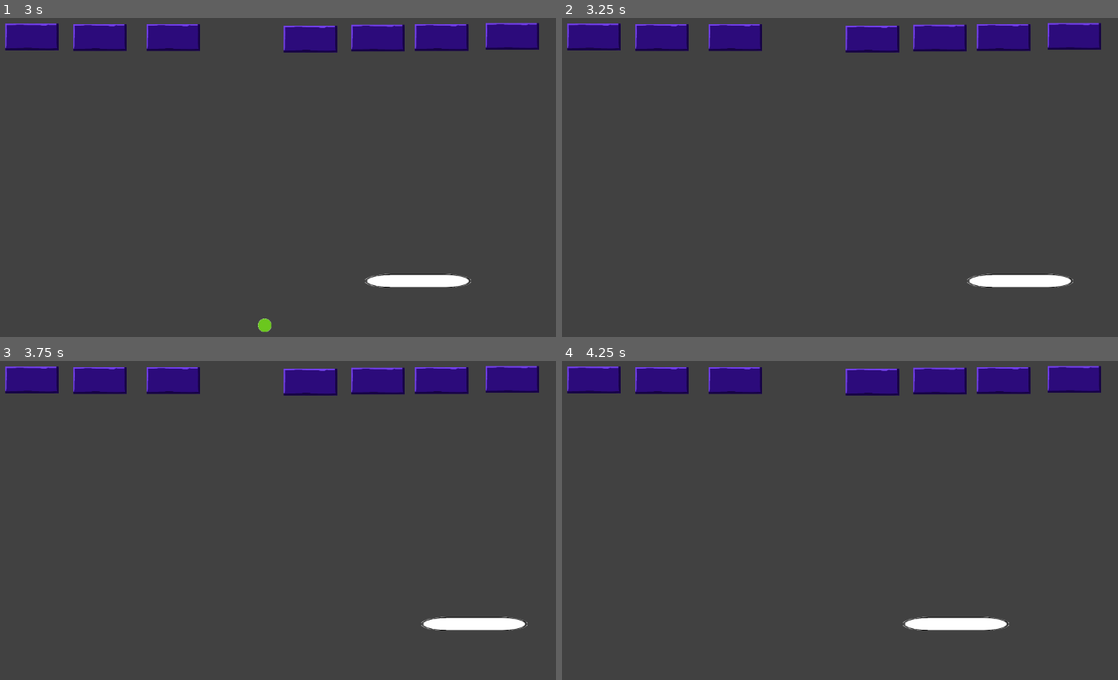
Above: before the commit, frames 1-4 (two rows, left to right).
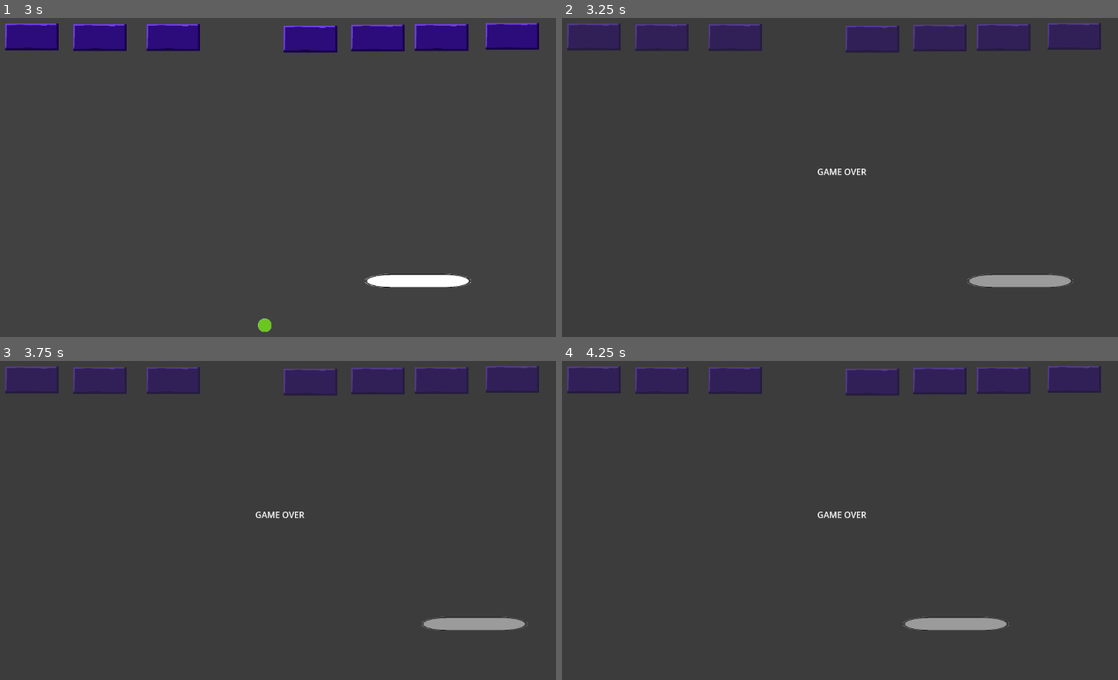
Above: after the commit, the same moments.

Repository: rquaid/qBreak
Game: Godot game, scene res://levels/lev01.tscn
Same seed, same stepped clock (60 frames per second), same inputs: the game is played once before the commit and once after it.
Inputs:
- Up to frame 1 (3 s): hold Right (ui_right) 0.53-1.28 s; hold Left (ui_left) 1.28-2.03 s; hold Right (ui_right) from 2.03 s (still down)
- Up to frame 2 (3.25 s): keep holding Right (ui_right)
- Up to frame 3 (3.75 s): release Right (ui_right) at 3.53 s; hold Left (ui_left) from 3.53 s (still down)
- Up to frame 4 (4.25 s): keep holding Left (ui_left)

Frame 1 is identical in both runs. In frame 2, 6.3% of the frame differs, in the area x 0-97%, y 1-85%; in frame 3, 6.3%; in frame 4, 6.3%.

Commit message:
v1 complete; win/lose states exist, basic mechanics exist

Diff:
--- a/base/brick.gd
+++ b/base/brick.gd
@@ -1,9 +1,10 @@
 extends Area2D
 const REFLECT_X := Vector2(-1,1)
 const REFLECT_Y := Vector2(1,-1)
+signal destroy
 
 func _on_body_entered(body) -> void:
 	body.direction *= REFLECT_Y
 	queue_free()
-	body.num_bricks -= 1
+	destroy.emit()
 	pass # Replace with function body.
--- a/levels/lev01.tscn
+++ b/levels/lev01.tscn
@@ -5,9 +5,6 @@
 [ext_resource type="PackedScene" uid="uid://565a0gyo81r0" path="res://base/ball.tscn" id="2_x4ej3"]
 [ext_resource type="PackedScene" uid="uid://dnlm0664ijc33" path="res://base/paddle.tscn" id="3_v041o"]
 [ext_resource type="Script" uid="uid://dpp8ltwayb3xh" path="res://base/ball.gd" id="3_x4ej3"]
-
-[sub_resource type="RectangleShape2D" id="RectangleShape2D_8g4k0"]
-size = Vector2(1154, 27)
 
 [sub_resource type="RectangleShape2D" id="RectangleShape2D_x4ej3"]
 size = Vector2(22, 648)
@@ -18,6 +15,9 @@
 [sub_resource type="RectangleShape2D" id="RectangleShape2D_c6up0"]
 size = Vector2(20, 685)
 
+[sub_resource type="RectangleShape2D" id="RectangleShape2D_8g4k0"]
+size = Vector2(1154, 27)
+
 [node name="Level01" type="Node2D"]
 script = ExtResource("1_x4ej3")
 
@@ -25,12 +25,6 @@
 offset_right = 1152.0
 offset_bottom = 648.0
 color = Color(0.25565878, 0.25565878, 0.25565878, 1)
-
-[node name="GameOver" type="Area2D" parent="."]
-
-[node name="CollisionShape2D4" type="CollisionShape2D" parent="GameOver"]
-position = Vector2(575, 661.5)
-shape = SubResource("RectangleShape2D_8g4k0")
 
 [node name="Walls" type="StaticBody2D" parent="."]
 
@@ -54,6 +48,12 @@
 [node name="CollisionShape2D" type="CollisionShape2D" parent="Walls/RightWall"]
 position = Vector2(0, -4)
 shape = SubResource("RectangleShape2D_c6up0")
+
+[node name="BottomWall" type="Area2D" parent="Walls"]
+
+[node name="CollisionShape2D4" type="CollisionShape2D" parent="Walls/BottomWall"]
+position = Vector2(575, 661.5)
+shape = SubResource("RectangleShape2D_8g4k0")
 
 [node name="Brick8" parent="." instance=ExtResource("1_3llsr")]
 position = Vector2(113, 73)
@@ -88,6 +88,56 @@
 position = Vector2(548, 529)
 scale = Vector2(2, 0.5)
 
+[node name="CanvasLayer" type="CanvasLayer" parent="."]
+
+[node name="ShadowBox" type="ColorRect" parent="CanvasLayer"]
+visible = false
+anchors_preset = 15
+anchor_right = 1.0
+anchor_bottom = 1.0
+grow_horizontal = 2
+grow_vertical = 2
+color = Color(0.21176471, 0.21176471, 0.21176471, 0.49803922)
+
+[node name="GameOverLoseLabel" type="Label" parent="CanvasLayer"]
+visible = false
+anchors_preset = 8
+anchor_left = 0.5
+anchor_top = 0.5
+anchor_right = 0.5
+anchor_bottom = 0.5
+offset_left = -0.5
+offset_top = -11.5
+offset_right = 0.5
+offset_bottom = 11.5
+grow_horizontal = 2
+grow_vertical = 2
+text = "GAME OVER"
+
+[node name="GameOverWinLabel" type="Label" parent="CanvasLayer"]
+visible = false
+anchors_preset = 8
+anchor_left = 0.5
+anchor_top = 0.5
+anchor_right = 0.5
+anchor_bottom = 0.5
+offset_left = -0.5
+offset_top = -11.5
+offset_right = 0.5
+offset_bottom = 11.5
+grow_horizontal = 2
+grow_vertical = 2
+text = "YOU WIN!!!"
+
 [connection signal="body_entered" from="Walls/LeftWall" to="." method="_on_left_wall_body_entered"]
 [connection signal="body_entered" from="Walls/TopWall" to="." method="_on_top_wall_body_entered"]
 [connection signal="body_entered" from="Walls/RightWall" to="." method="_on_right_wall_body_entered"]
+[connection signal="body_entered" from="Walls/BottomWall" to="." method="_on_bottom_wall_body_entered"]
+[connection signal="destroy" from="Brick8" to="." method="_on_brick_destroy"]
+[connection signal="destroy" from="Brick9" to="." method="_on_brick_destroy"]
+[connection signal="destroy" from="Brick10" to="." method="_on_brick_destroy"]
+[connection signal="destroy" from="Brick11" to="." method="_on_brick_destroy"]
+[connection signal="destroy" from="Brick12" to="." method="_on_brick_destroy"]
+[connection signal="destroy" from="Brick13" to="." method="_on_brick_destroy"]
+[connection signal="destroy" from="Brick14" to="." method="_on_brick_destroy"]
+[connection signal="destroy" from="Brick15" to="." method="_on_brick_destroy"]
--- a/levels/lev_01.gd
+++ b/levels/lev_01.gd
@@ -1,7 +1,7 @@
 extends Node2D
 const REFLECT_X := Vector2(-1,1)
 const REFLECT_Y := Vector2(1,-1)
-
+var num_bricks := 8
 
 # Called when the node enters the scene tree for the first time.
 func _ready() -> void:
@@ -9,7 +9,7 @@
 
 
 # Called every frame. 'delta' is the elapsed time since the previous frame.
-func _process(delta: float) -> void:
+func _process(_delta: float) -> void:
 	pass
 
 
@@ -26,3 +26,17 @@
 func _on_right_wall_body_entered(body: Node2D) -> void:
 	body.direction *= REFLECT_X
 	pass # Replace with function body.
+
+
+func _on_bottom_wall_body_entered(body: Node2D) -> void:
+	$CanvasLayer/ShadowBox.visible = true
+	$CanvasLayer/GameOverLoseLabel.visible = true
+	pass # Replace with function body.
+
+
+func _on_brick_destroy() -> void:
+	num_bricks -= 1
+	if(num_bricks == 0):
+		$CanvasLayer/ShadowBox.visible = true
+		$CanvasLayer/GameOverWinLabel.visible = true
+	pass # Replace with function body.
